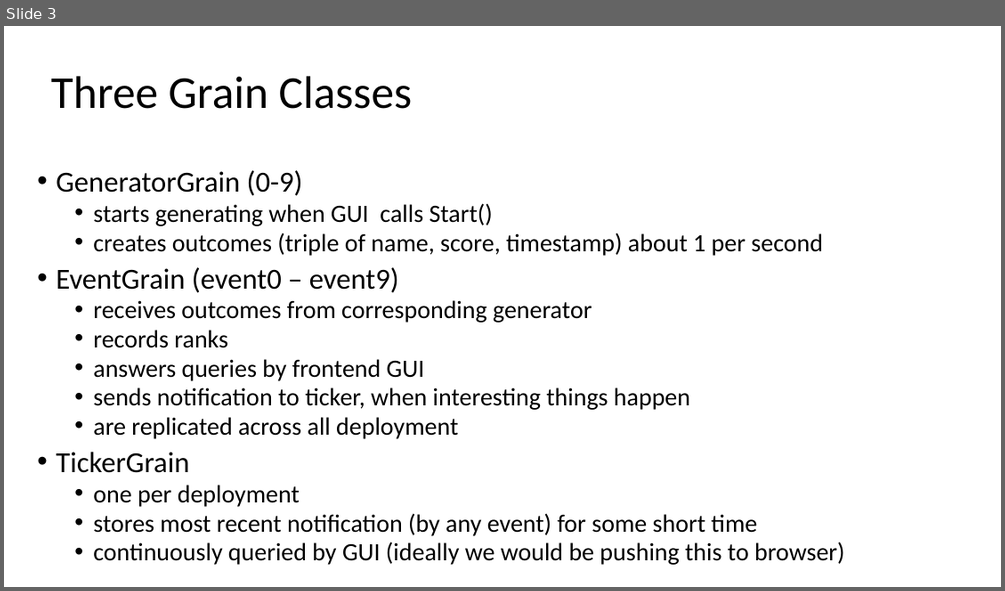
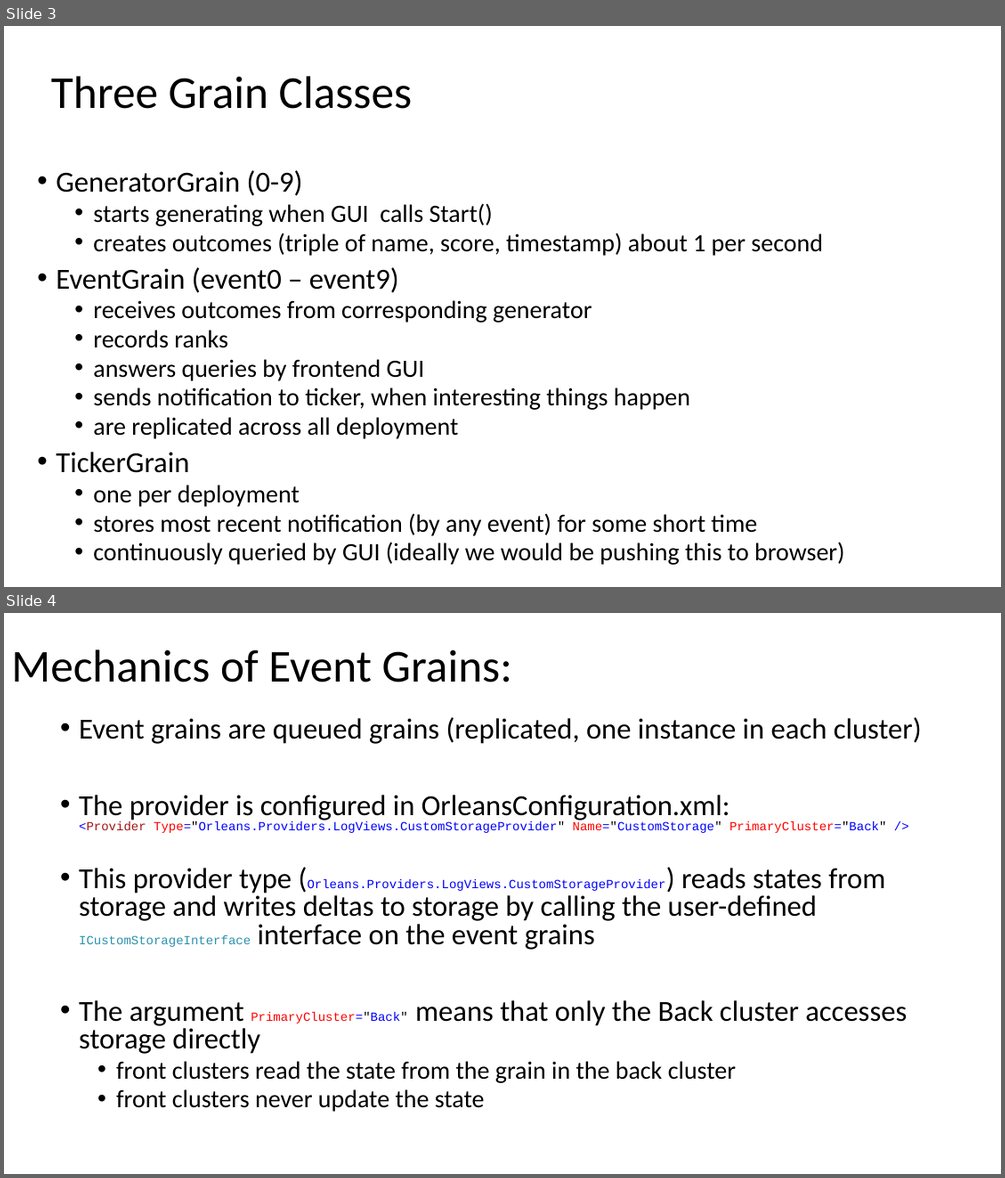
Before and after one commit to sebastianburckhardt/orleans, a slide deck: geo/Samples/ReplicatedEventSample/Description.pptx. Shown one above the other, each under a label of ours: slide 3 before the commit, slides 3 and 4 after it. The pictures are 1005x591 and 1005x1178 pixels, drawn with LibreOffice and Linux fonts; fonts in the diff are those of the drawing. Boxes give left, top, right and bottom in pixels: in the first picture for what was removed or moved away, otherwise in the second. Text is boxed around its words. In the diff, an @@ line names an element or a change of style, - is before the commit and + after.

Commit message:
updated ppt file

```diff
--- a/geo/Samples/ReplicatedEventSample/Description.pptx
+++ b/geo/Samples/ReplicatedEventSample/Description.pptx
@@ slide 4 added at bbox=[4, 613, 1001, 1174], background #FFFFFF @@
@@ title added at bbox=[11, 649, 512, 682], 44 pt, text #000000 @@
+Mechanics of Event Grains:
@@ text added at bbox=[79, 717, 922, 1111], 28 pt, text #000000 @@
+• Event grains are queued grains (replicated, one instance in each cluster)
+• The provider is configured in OrleansConfiguration.xml:
+  <Provider Type="Orleans.Providers.LogViews.CustomStorageProvider" Name="CustomStorage" PrimaryCluster="Back" />
+• This provider type (Orleans.Providers.LogViews.CustomStorageProvider) reads states from storage and writes deltas to storage by calling the user-defined ICustomStorageInterface interface on the event grains
+• The argument PrimaryCluster="Back" means that only the Back cluster accesses storage directly
+  • front clusters read the state from the grain in the back cluster
+  • front clusters never update the state
```
Also in this commit, not shown: 1 slide removed.
